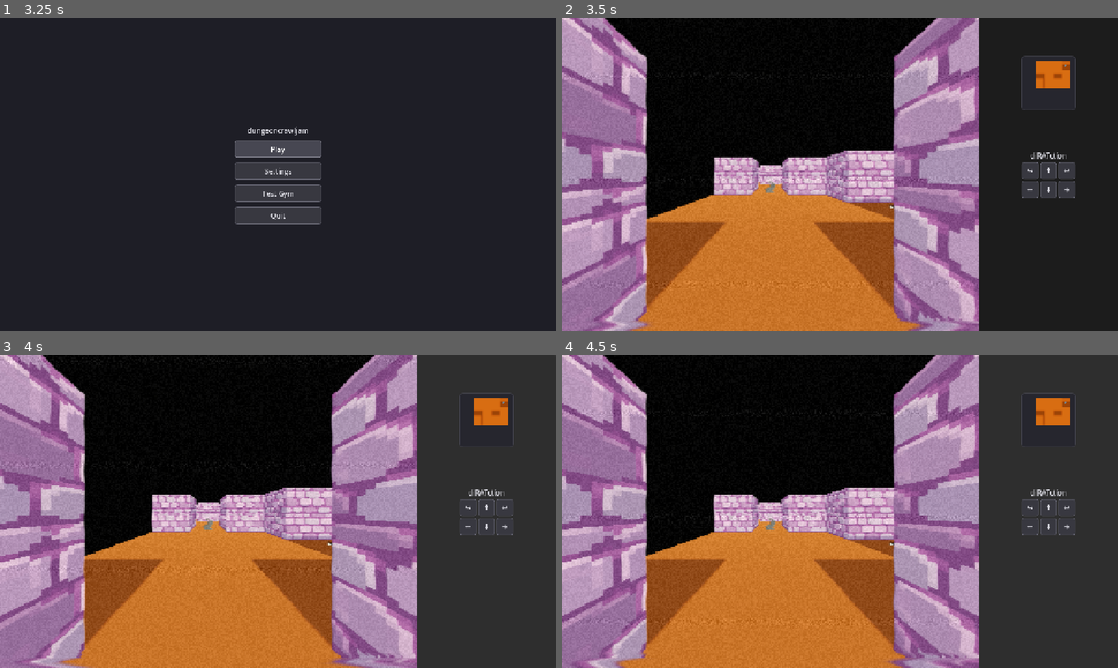
Above: before the commit, frames 1-4 (two rows, left to right).
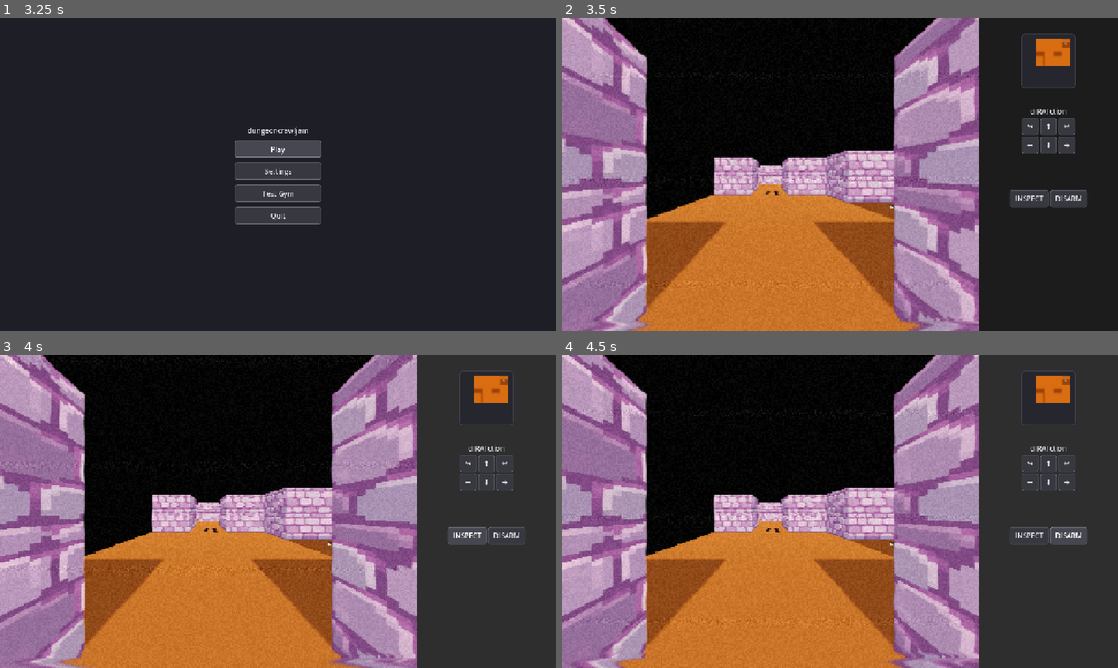
Above: after the commit, the same moments.

Repository: jah2488/dungeoncrawljam2026
Game: Godot game, scene res://scenes/boot_splash.tscn
The game is run twice, just before and just after one commit, with the same random seed, the same clock (stepped at 60 frames per second) and the same inputs.
Inputs (mouse positions are in pixels of both pictures, inside the frame that each line leads up to):
- Up to frame 1 (3.25 s): tap Enter (ui_accept) at 0.5, 0.77, 1.25, 1.52 s; move the mouse to (400, 158) at 0.52 s; hold D (move_right) 0.53-1.28 s; tap Space (interact) at 0.6, 1.35, 2.1 s; click (400, 158) at 0.67 s; move the mouse to (166, 190) at 1.27 s; hold S (move_back) 1.28-2.03 s; move the mouse to (333, 105) at 2.02 s; hold D (move_right) 2.03-2.75 s; click "Play" at 2.75 s
- Up to frame 2 (3.5 s): no input
- Up to frame 3 (4 s): click (467, 536) at 3.5 s, where only the run after the commit has a clickable "INSPECT"
- Up to frame 4 (4.5 s): click (1067, 536) at 4.25 s, where only the run after the commit has a clickable "DISARM"

Frame 1 is identical in both runs. In frame 2, 3.4% of the frame differs, in the area x 36-95%, y 4-61%; in frame 3, 1.9%; in frame 4, 1.8%.

Commit message:
Added traps

Diff:
--- a/entities/player.tscn
+++ b/entities/player.tscn
@@ -3,6 +3,8 @@
 [ext_resource type="Script" uid="uid://cntoq4l8nnvqp" path="res://scripts/entities/player.gd" id="1_e4p34"]
 [ext_resource type="Shader" uid="uid://ddujp3mur7ant" path="res://shaders/crt.gdshader" id="2_rfe5m"]
 [ext_resource type="Shader" uid="uid://mlpssn2c8pj2" path="res://shaders/vhs.gdshader" id="3_qly61"]
+[ext_resource type="Texture2D" uid="uid://doud1ql8ynt0h" path="res://textures/spike-blades.png" id="4_rfe5m"]
+[ext_resource type="AudioStream" uid="uid://dbwpbx5nbr71c" path="res://audio/fx/trap_hit.wav" id="5_qly61"]
 
 [sub_resource type="CapsuleShape3D" id="CapsuleShape3D_o5qli"]
 
@@ -53,6 +55,26 @@
 shader_parameter/band_speed = 1.0000000149012
 shader_parameter/channel_offset = 0.0015999999596
 
+[sub_resource type="SpriteFrames" id="SpriteFrames_rfe5m"]
+animations = [{
+"frames": [{
+"duration": 1.0,
+"texture": ExtResource("4_rfe5m")
+}, {
+"duration": 1.0,
+"texture": null
+}, {
+"duration": 1.0,
+"texture": ExtResource("4_rfe5m")
+}, {
+"duration": 1.0,
+"texture": null
+}],
+"loop": false,
+"name": &"flash",
+"speed": 10.0
+}]
+
 [node name="Player" type="CharacterBody3D" unique_id=796200585 groups=["player"]]
 script = ExtResource("1_e4p34")
 
@@ -81,3 +103,21 @@
 grow_horizontal = 2
 grow_vertical = 2
 mouse_filter = 2
+
+[node name="Effects" type="Node3D" parent="." unique_id=171465152]
+
+[node name="Spike" type="Node3D" parent="Effects" unique_id=1307959174]
+unique_name_in_owner = true
+
+[node name="Sprite" type="AnimatedSprite3D" parent="Effects/Spike" unique_id=331340572]
+transform = Transform3D(1, 0, 0, 0, 1, 0, 0, 0, 1, 0, 1.1, -1)
+pixel_size = 0.15
+billboard = 1
+texture_filter = 0
+sprite_frames = SubResource("SpriteFrames_rfe5m")
+animation = &"flash"
+frame = 3
+frame_progress = 1.0
+
+[node name="Audio" type="AudioStreamPlayer" parent="Effects/Spike" unique_id=1279101000]
+stream = ExtResource("5_qly61")
--- /dev/null
+++ b/entities/trap_tile.tscn
@@ -0,0 +1,15 @@
+[gd_scene format=3 uid="uid://c1xr25buqn4te"]
+
+[ext_resource type="Script" uid="uid://dohsiqivdhsip" path="res://scripts/entities/trap_tile.gd" id="1_ta366"]
+[ext_resource type="Texture2D" uid="uid://0qml6oo4qt5" path="res://textures/spike-holes.png" id="2_3kqpd"]
+
+[node name="TrapTile" type="Node3D" unique_id=1161840146]
+script = ExtResource("1_ta366")
+
+[node name="Holes" type="Sprite3D" parent="." unique_id=1873711097]
+transform = Transform3D(1, 0, 0, 0, 1, 0, 0, 0, 1, 0, 0, 0.90000004)
+cast_shadow = 0
+pixel_size = 0.02
+axis = 1
+texture_filter = 0
+texture = ExtResource("2_3kqpd")
--- a/levels/level_01.csv
+++ b/levels/level_01.csv
@@ -13,7 +13,7 @@
 0,1,0,0,1,1,0,2,0,1,0,1,1,1,1
 0,0,0,1,1,1,1,1,1,1,0,1,1,1,1
 1,T,1,1,1,1,1,1,1,0,0,0,0,0,1
-1,E,1,1,1,1,0,0,0,0,1,1,1,0,1
+1,#,1,1,1,1,0,0,0,0,1,1,1,0,1
 0,0,0,1,1,1,0,1,1,1,1,0,0,0,0
 0,T,0,3,1,0,0,0,1,1,1,0,0,0,0
 0,0,0,1,1,0,5,0,1,1,1,0,0,X,0
--- a/scenes/main.tscn
+++ b/scenes/main.tscn
@@ -9,6 +9,7 @@
 [ext_resource type="PackedScene" uid="uid://cq5rpnpyyqw87" path="res://entities/player.tscn" id="6_tipki"]
 [ext_resource type="PackedScene" uid="uid://bwxq55v4f0d6o" path="res://entities/enemy_tile.tscn" id="7_85g3d"]
 [ext_resource type="AudioStream" uid="uid://fxul7gablm1y" path="res://audio/music/RatDungeon.wav" id="7_o6xl0"]
+[ext_resource type="PackedScene" uid="uid://c1xr25buqn4te" path="res://entities/trap_tile.tscn" id="8_choun"]
 
 [sub_resource type="ProceduralSkyMaterial" id="sky_mat"]
 sky_top_color = Color(0.05, 0.05, 0.08, 1)
@@ -71,6 +72,7 @@
 wall_uv_scale = Vector3(4, 4, 4)
 floor_color = Color(0.86407286, 0.4753883, 0.13117146, 1)
 tile_scenes = Dictionary[String, PackedScene]({
+"#": ExtResource("8_choun"),
 "5": ExtResource("7_85g3d"),
 "@": ExtResource("6_tipki"),
 "E": ExtResource("7_85g3d"),
@@ -187,6 +189,24 @@
 layout_mode = 2
 text = "➡️"
 
+[node name="ActionsContainer" type="VBoxContainer" parent="VBoxContainer/HBoxContainer/Panel/VBoxContainer" unique_id=1137756637]
+layout_mode = 2
+size_flags_vertical = 3
+alignment = 1
+
+[node name="ActionButtons" type="HBoxContainer" parent="VBoxContainer/HBoxContainer/Panel/VBoxContainer/ActionsContainer" unique_id=1984003235]
+unique_name_in_owner = true
+layout_mode = 2
+alignment = 1
+
+[node name="Inspect" type="Button" parent="VBoxContainer/HBoxContainer/Panel/VBoxContainer/ActionsContainer/ActionButtons" unique_id=1452888725]
+layout_mode = 2
+text = "INSPECT"
+
+[node name="Disarm" type="Button" parent="VBoxContainer/HBoxContainer/Panel/VBoxContainer/ActionsContainer/ActionButtons" unique_id=1026036477]
+layout_mode = 2
+text = "DISARM"
+
 [node name="CombatContainer" type="VBoxContainer" parent="VBoxContainer/HBoxContainer/Panel/VBoxContainer" unique_id=518238522]
 layout_mode = 2
 size_flags_vertical = 3
@@ -220,5 +240,7 @@
 [connection signal="pressed" from="VBoxContainer/HBoxContainer/Panel/VBoxContainer/StrafingContainer/Left" to="." method="_on_left_pressed"]
 [connection signal="pressed" from="VBoxContainer/HBoxContainer/Panel/VBoxContainer/StrafingContainer/Back" to="." method="_on_back_pressed"]
 [connection signal="pressed" from="VBoxContainer/HBoxContainer/Panel/VBoxContainer/StrafingContainer/Right" to="." method="_on_right_pressed"]
+[connection signal="pressed" from="VBoxContainer/HBoxContainer/Panel/VBoxContainer/ActionsContainer/ActionButtons/Inspect" to="." method="_on_inspect_pressed"]
+[connection signal="pressed" from="VBoxContainer/HBoxContainer/Panel/VBoxContainer/ActionsContainer/ActionButtons/Disarm" to="." method="_on_disarm_pressed"]
 [connection signal="pressed" from="VBoxContainer/HBoxContainer/Panel/VBoxContainer/CombatContainer/CombatButtons/Attack" to="." method="_on_attack_pressed"]
 [connection signal="pressed" from="VBoxContainer/HBoxContainer/Panel/VBoxContainer/CombatContainer/CombatButtons/Block" to="." method="_on_block_pressed"]
--- a/scripts/entities/player.gd
+++ b/scripts/entities/player.gd
@@ -54,9 +54,12 @@
                 _do_turn_right = true
     )
     Events.PlayerMoved.connect(func(dir: int) -> void: _do_move_dir = dir)
+    Events.PlayerInspected.connect(_on_player_inspected)
+    Events.PlayerDisarmed.connect(_on_player_disarmed)
     Events.PlayerAttacked.connect(_on_player_attacked)
     Events.PlayerDefended.connect(_on_player_defended)
     Events.PlayerTakesDamage.connect(_on_player_takes_damage)
+    Events.PlayerTriggerTrap.connect(_on_player_trigger_trap)
 
 
 func _physics_process(_delta: float) -> void:
@@ -180,6 +183,16 @@
         #start combat?
 
 
+func _on_player_inspected() -> void:
+    if is_interacting_with:
+        is_interacting_with.interact("inspect")
+
+
+func _on_player_disarmed() -> void:
+    if is_interacting_with:
+        is_interacting_with.interact("disarm")
+
+
 func _on_player_attacked() -> void:
     if is_interacting_with and is_interacting_with.in_combat:
         print("Player attacked")
@@ -196,6 +209,16 @@
 func _on_player_takes_damage(amount: int, source: Interactable) -> void:
     print("Player takes (" + str(amount) + " damage from ", source)
     hp -= amount
+    print("Player hp == ", str(hp))
+
+
+
+func _on_player_trigger_trap(amount: int, source: Interactable) -> void:
+    print("Player takes (" + str(amount) + " damage from ", source)
+    hp -= amount
+    print("Player hp == ", str(hp))
+    %Spike/Sprite.play("flash")
+    %Spike/Audio.play()
 
 
 func _process(_delta: float) -> void:
--- /dev/null
+++ b/scripts/entities/trap_tile.gd
@@ -0,0 +1,69 @@
+extends Interactable
+
+class_name TrapTile
+
+var print_name: String = "[TrapTile (armed)]"
+@export var text: String = ""
+
+var triggered := false
+var damage := 1
+var armed := true
+var difficulty := 0.5
+var disarm_attempt := 0
+var is_trap = true
+
+func _ready() -> void:
+    super()
+    is_passable = true
+    is_enemy = false
+
+
+func on_focused() -> void:
+    print(print_name + " " + text)
+
+
+func on_unfocused() -> void:
+    print(print_name + " ...")
+
+
+func get_options() -> Array[Dictionary]:
+    return []
+
+
+func on_stepped_on() -> void:
+    print(print_name + " (stepped on) ")
+    if armed:
+        # TODO: Animate trap appearing
+        Events.PlayerTriggerTrap.emit(damage, self)
+
+
+# This is where the tile receives the player's action and decides what to do in response.
+func interact(choice_id: String = "") -> void:
+    print(print_name + " (interaction) ", choice_id)
+    match choice_id:
+        "disarm":
+            if !armed:
+                print("This trap is already disarmed")
+                return
+
+            disarm_attempt += 1
+            var attempt = randf_range(0.0, 1.0)
+            if attempt >= difficulty - (difficulty * disarm_attempt / 10): # difficulty lowers by 10% base difficulty every attempt
+                armed = false
+                print_name = "[TrapTile (disarmed)]"
+                print("Player disarms the trap")
+            else:
+                print("Player fails to disarm the trap")
+                Events.PlayerTriggerTrap.emit(damage, self)
+        "inspect":
+            if armed:
+                print("Its a trap!")
+            else:
+                print("Its a trap! But its disarmed")
+        _:
+            print("you cannot perform this action on a trap")
+
+
+func _process(_delta: float) -> void:
+    #TODO: Animate trap when 'triggered' is true
+    pass
--- a/scripts/globals/Events.gd
+++ b/scripts/globals/Events.gd
@@ -23,9 +23,12 @@
 signal PlayerTurned(rot: float)
 signal PlayerMoved(dir: int)
 signal PlayerLocation(pos: Vector2i, rot: float)
+signal PlayerInspected
+signal PlayerDisarmed
 signal PlayerAttacked
 signal PlayerDefended
 signal PlayerTakesDamage(amount: int, source: Interactable)
+signal PlayerTriggerTrap(amount: int, source: Interactable)
 signal StartCombat
 signal EndCombat
 
--- a/scripts/scenes/main.gd
+++ b/scripts/scenes/main.gd
@@ -58,6 +58,14 @@
     Events.PlayerMoved.emit(3)
 
 
+func _on_inspect_pressed() -> void:
+    Events.PlayerInspected.emit()
+
+
+func _on_disarm_pressed() -> void:
+    Events.PlayerDisarmed.emit()
+
+
 func _on_attack_pressed() -> void:
     Events.PlayerAttacked.emit()
 
Not shown, added: audio/fx/trap_hit.wav.import
Not shown, added: scripts/entities/trap_tile.gd.uid
Binary file added: textures/spike-blades.png
Not shown, added: textures/spike-blades.png.import
Binary file added: textures/spike-holes.png
Not shown, added: textures/spike-holes.png.import
Not shown, added: audio/fx/trap_hit.wav
